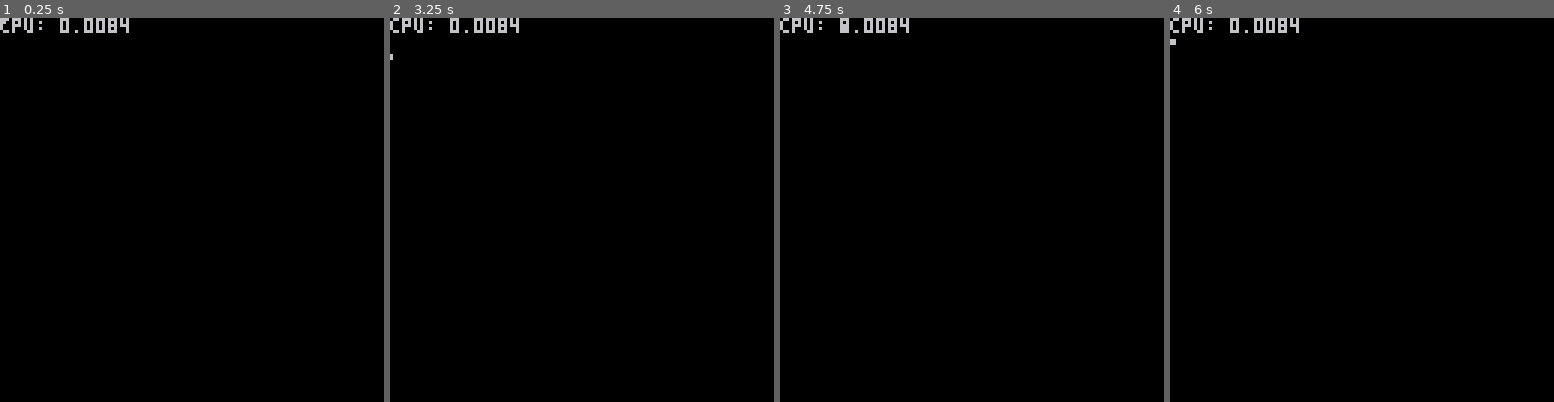
Above: before the commit, frames 1-4 (left to right).
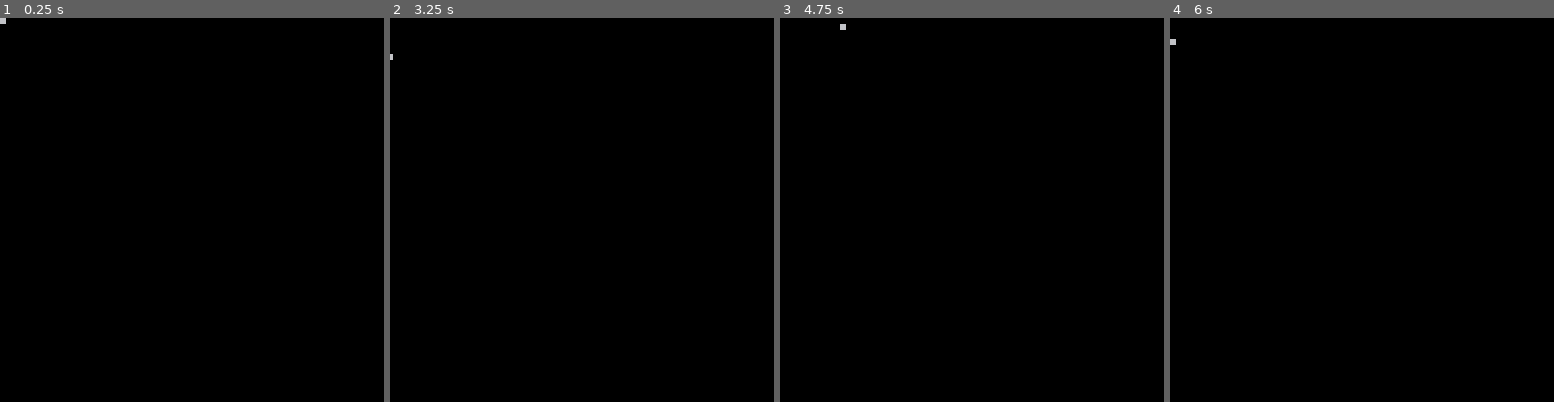
Above: after the commit, the same moments.

Repository: alexankitty/pico8-fluff
Game: PICO-8 cartridge inputread.p8
The game is run twice, just before and just after one commit, with the same random seed, the same clock (stepped at 60 frames per second) and the same inputs.
Inputs:
- Up to frame 1 (0.25 s): no input
- Up to frame 2 (3.25 s): tap O (Z key) at 0.33, 0.7, 1.43, 2.22, 3.1 s; tap X (X key) at 1.07, 2.07, 2.4, 2.73, 3.07 s; hold Left 1.97-2.37 s; hold Down 2.42-2.82 s; hold Right from 2.87 s (still down)
- Up to frame 3 (4.75 s): tap X (X key) every 0.33 s from 3.4 to 4.73 s; release Right at 3.53 s; hold Up 3.58-4.08 s; tap O (Z key) at 3.98 s; hold Right 4.13-4.53 s; hold Down from 4.58 s (still down)
- Up to frame 4 (6 s): tap O (Z key) at 4.87, 5.75 s; tap X (X key) at 5.07, 5.4, 5.73 s; release Down at 5.08 s; hold Left 5.13-5.8 s; hold Up from 5.85 s (still down)

The runs differ from the first frame. In frame 1, 0.5% of the frame differs, in the area x 0-34%, y 0-4%; in frame 2, 0.5%; in frame 3, 0.5%; in frame 4, 0.5%.

Commit message:
remove index to save tokens

Diff:
--- a/inputread.p8
+++ b/inputread.p8
@@ -4,21 +4,20 @@
 x=0
 y=0
 dirlut = {
-  [0] = 0,  --0000
-  [1] = -1, --0001
-  [2] = 1,  --0010
-  [3] = 0   --0011
+  0,  --0000
+  -1, --0001
+  1,  --0010
+  0   --0011
 }
 
 function _update()
   bits=btn()
-  x+=dirlut[bits&0b11]
-  y+=dirlut[bits>>2&0b11]
+  x+=dirlut[(bits&0b11)+1]
+  y+=dirlut[(bits>>2&0b11)+1]
 end
 
 function _draw()
   cls()
-  print("cpu: "..stat(1))
   rectfill(x,y,x+1,y+1)
 end
 
Not shown, changed: 129 lines of the sprite sheet (__gfx__) section of inputread.p8
Not shown, changed: the thumbnail (__label__) section of inputread.p8
